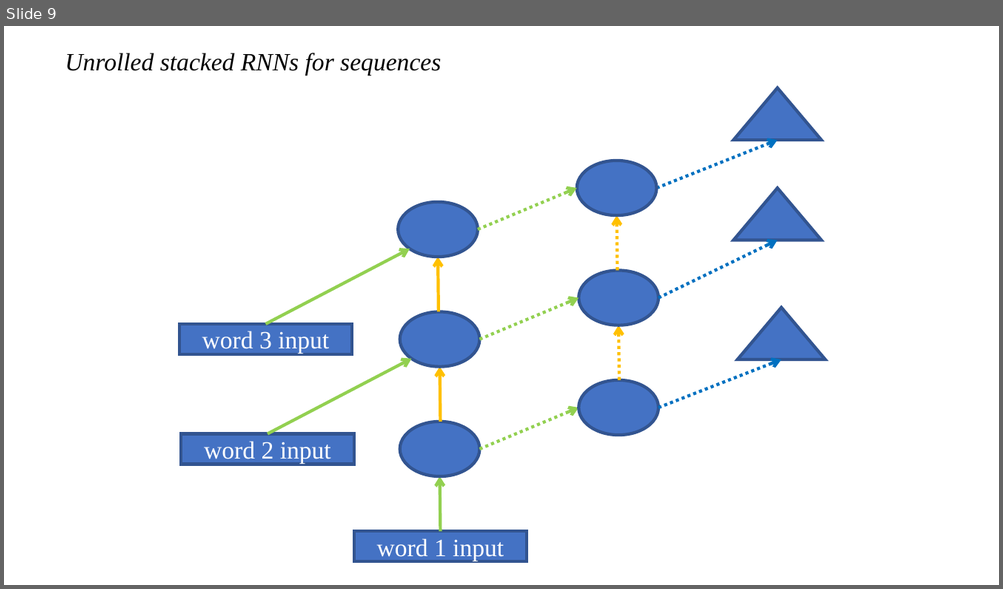
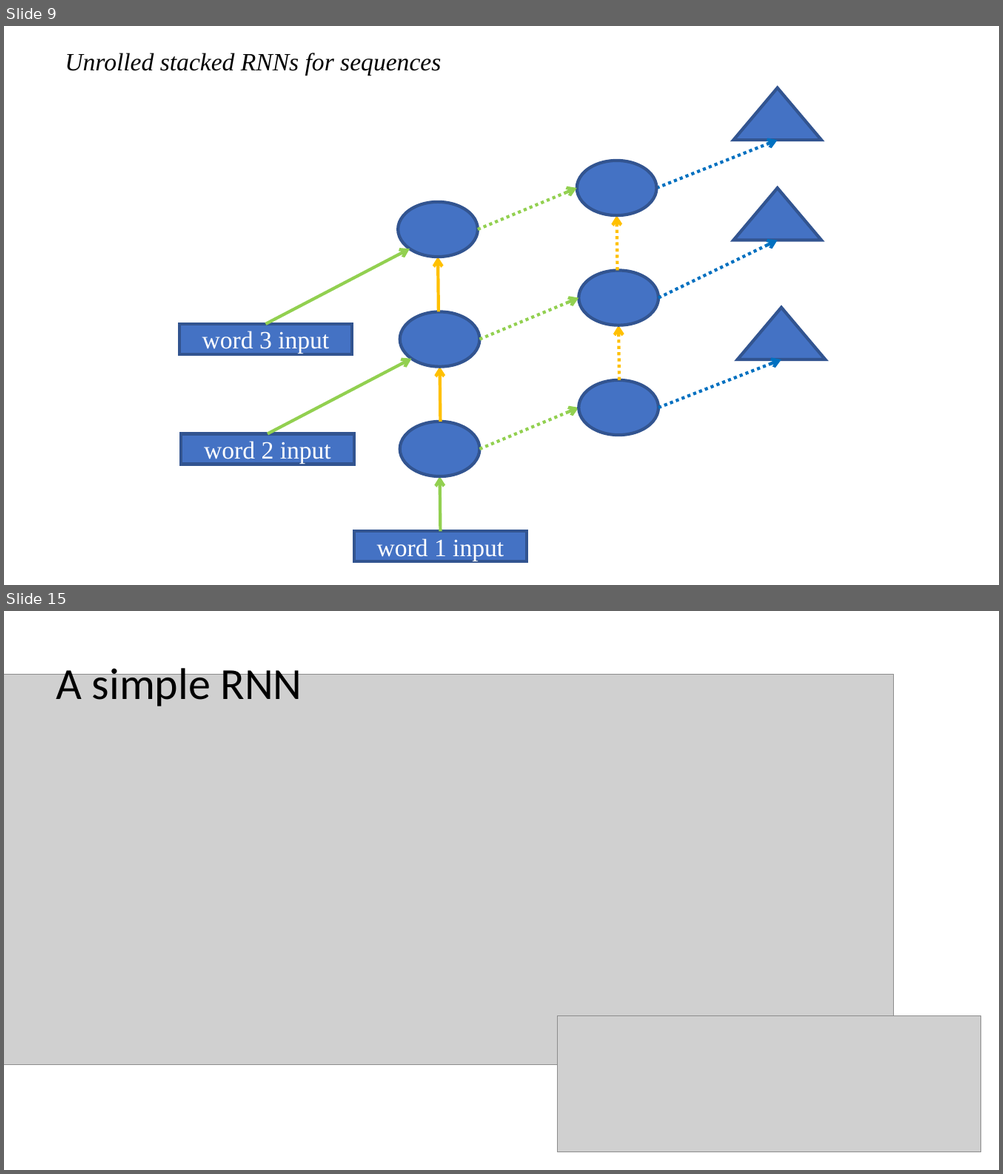
Before and after one commit to tramslegend/course-nlp, a slide deck: RNNs.pptx. Shown one above the other, each under a label of ours: slide 9 before the commit, slides 9 and 15 after it; the slides between them are not shown. The pictures are 1003x589 and 1003x1174 pixels, drawn with LibreOffice and Linux fonts; fonts in the diff are those of the drawing; grey boxes stand for pictures. Boxes give left, top, right and bottom in pixels: in the first picture for what was removed or moved away, otherwise in the second. Text is boxed around its words. In the diff, an @@ line names an element or a change of style, - is before the commit and + after.

```diff
--- a/RNNs.pptx
+++ b/RNNs.pptx
@@ slide 15 added at (4,611,999,1170), background #FFFFFF @@
@@ picture added at (4,675,894,1065) @@
@@ text added at (57,662,302,706), 42.9 pt, text #000000 @@
+A simple RNN
@@ picture added at (558,1017,982,1153) @@
```
Also in this commit, not shown: 7 other slides added, 3 other files.
